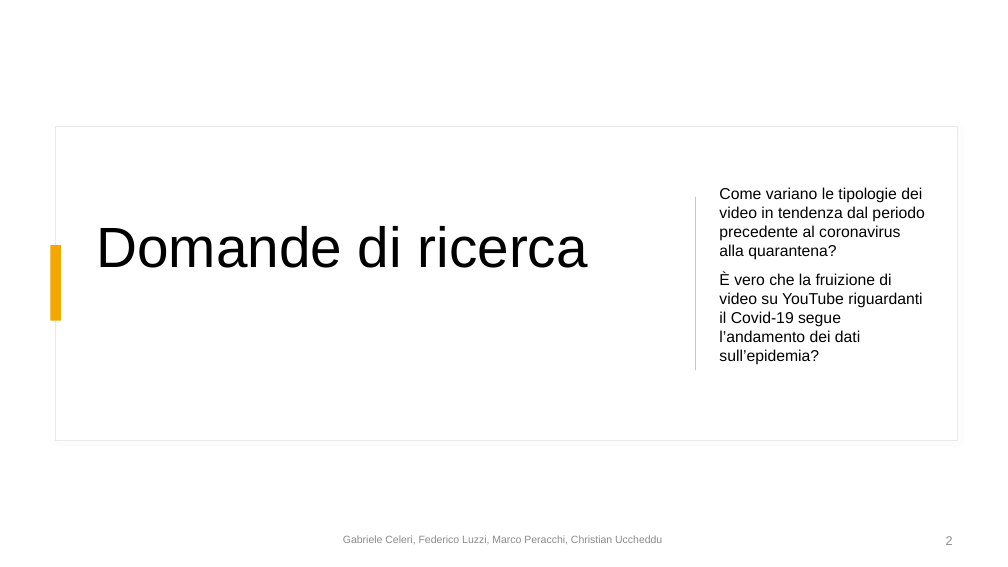
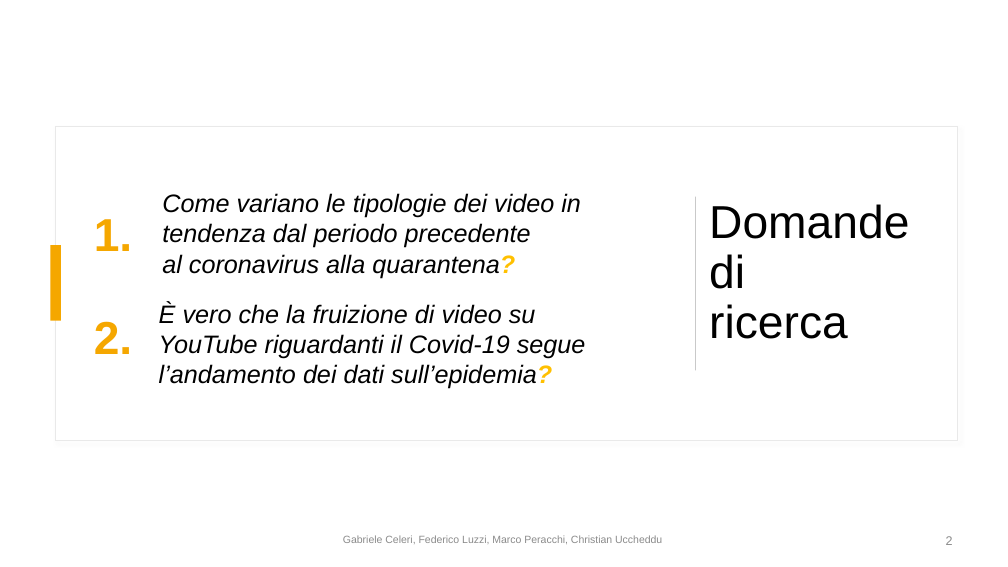
Before and after one commit to fedelux3/Youtube_trending_analysis, a slide deck: slide 2 of presentazione/presentazione.pptx. Drawn at 1008x567 pixels with LibreOffice and Linux fonts; fonts in the diff are those of the drawing. Boxes give left, top, right and bottom in pixels: in the first picture for what was removed or moved away, otherwise in the second. Text is boxed around its words. In the diff, an @@ line names an element or a change of style, - is before the commit and + after.

Commit message:
Presentazione changed

```diff
--- a/presentazione/presentazione.pptx
+++ b/presentazione/presentazione.pptx
@@ text added at bbox=[162, 193, 581, 278], 24 pt, text #000000, italic @@
+Come variano le tipologie dei video in tendenza dal periodo precedente al coronavirus alla quarantena?
@@ title "Domande di ricerca": place and size @@
-title "Domande di ricerca" at bbox=[96, 226, 588, 268]
+title "Domande di ricerca" at bbox=[709, 204, 909, 339]
@@ title "Domande di ricerca" at bbox=[709, 204, 909, 339]: size 54 to 44 pt @@
@@ subtitle removed at bbox=[719, 187, 924, 365] @@
-Come variano le tipologie dei video in tendenza dal periodo precedente al coronavirus alla quarantena?
-È vero che la fruizione di video su YouTube riguardanti il Covid-19 segue l’andamento dei dati sull’epidemia?
@@ text added at bbox=[94, 219, 132, 251], 44 pt, text #F5A700, bold @@
+1.
@@ text added at bbox=[94, 321, 132, 354], 44 pt, text #F5A700, bold @@
+2.
@@ text added at bbox=[159, 302, 586, 389], 24 pt, text #000000, italic @@
+È vero che la fruizione di video su YouTube riguardanti il Covid-19 segue l’andamento dei dati sull’epidemia?
```
Also in this commit, not shown: 10 other slides changed.
